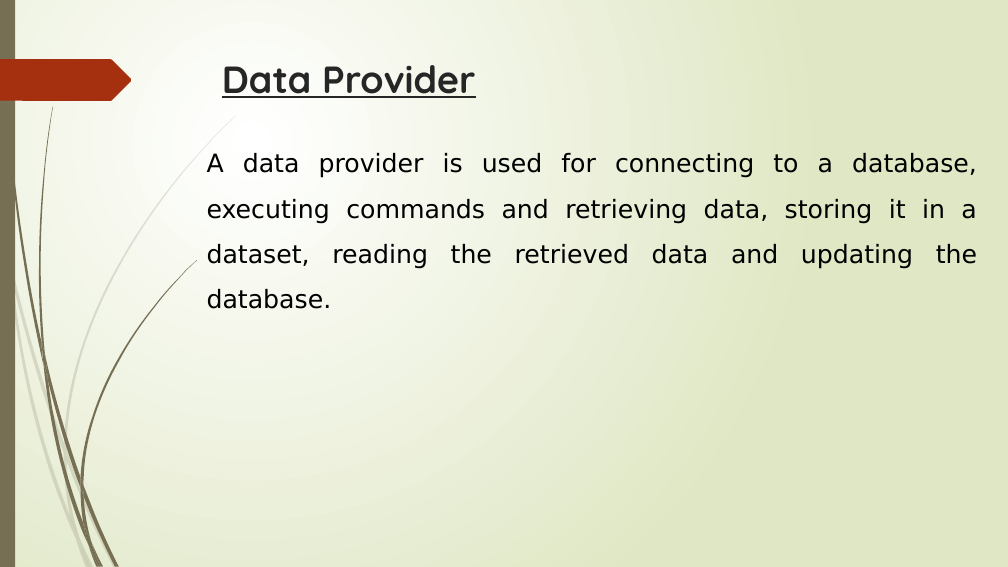
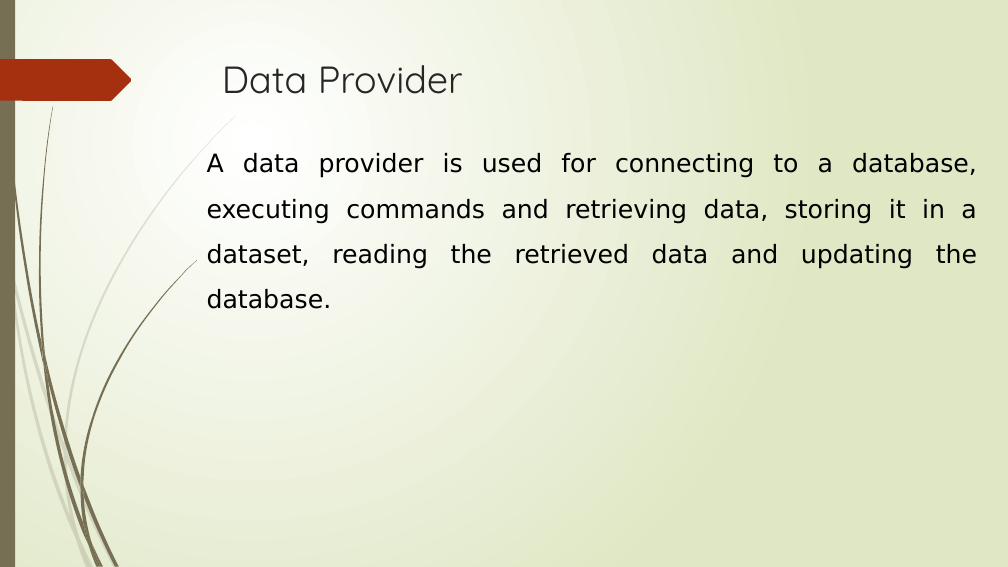
Before and after one commit to factopic/Visaul_Basic, a slide deck: slide 22 of PPT/VB_1.pptx. Drawn at 1008x567 pixels with LibreOffice and Linux fonts; fonts in the diff are those of the drawing. Boxes give left, top, right and bottom in pixels: in the first picture for what was removed or moved away, otherwise in the second. Text is boxed around its words. In the diff, an @@ line names an element or a change of style, - is before the commit and + after.

```diff
--- a/PPT/VB_1.pptx
+++ b/PPT/VB_1.pptx
@@ title "Data Provider" at [222,65,463,94]: bold off, underline off @@
```
Also in this commit, not shown: 1 other slide changed.
